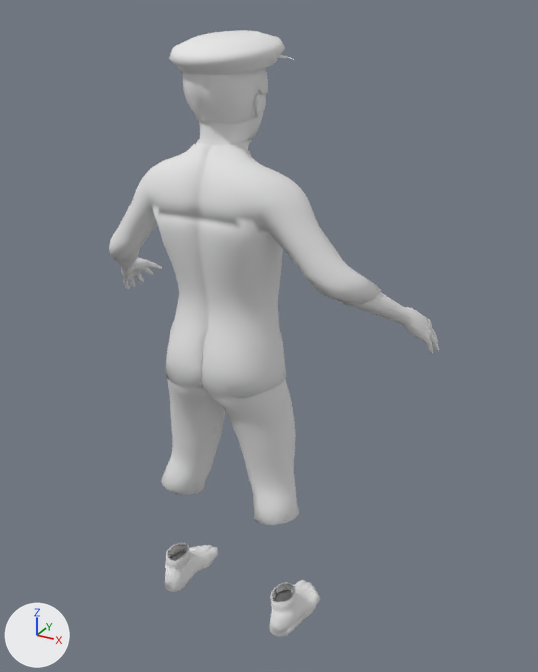
What one commit did to the glTF model assets/characters/generated/child.glb.
Rendered twice from a camera (50 mm lens) standing at (1.056, -1.631, 1.843) and looking at (0.061, 0.179, 0.938). The lights are fixed; the arrows at lower left show +X, +Y and +Z. The older version comes first. Vertices at exactly the same position are counted once.

The first picture shows 'body', 'boots', 'coat', 'hair', 'hat_cap', 'trousers' and 1 more.
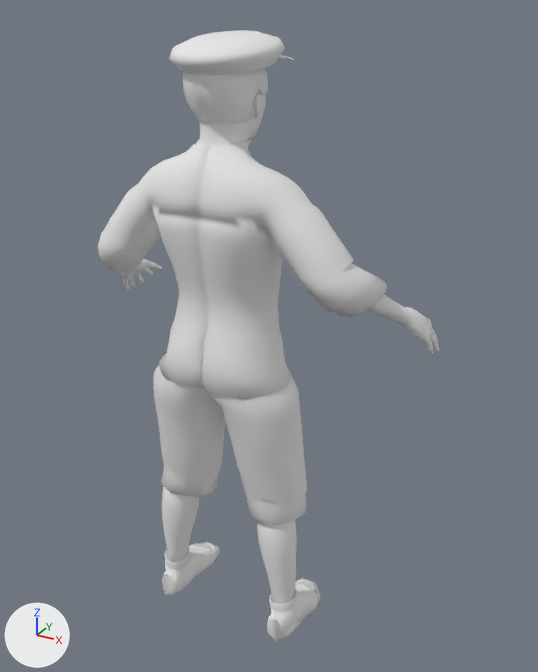
Where the change shows, as pixel boxes (x1, y1, x2, y2) in the pictures (538 x 672 px; the box of a moved part takes in the faces that stretch with it):
'coat', reshaped (6% wider)
    before: (109, 144, 381, 398)
    after: (98, 144, 387, 399)
'trousers', reshaped (12% wider)
    before: (161, 340, 299, 525)
    after: (153, 340, 307, 525)
'stockings', added
    after: (162, 486, 297, 603)
part 1 of me_coat, moved or reshaped
    before: (260, 197, 381, 306)
    after: (260, 197, 387, 317)
part 2 of me_coat, moved or reshaped
    before: (109, 179, 158, 263)
    after: (98, 179, 161, 272)
part 3 of me_coat, moved or reshaped
    before: (235, 357, 286, 398)
    after: (235, 357, 292, 399)
part 4 of me_coat, moved or reshaped (mostly hidden before)
    before: (165, 357, 170, 380)
    after: (159, 353, 170, 380)
part 5 of me_trousers, moved or reshaped
    before: (162, 378, 299, 523)
    after: (153, 365, 307, 523)

What changed in the scene script:
```text
Add mat_stockings:
    mat_stockings = bpy.data.materials.new('stockings')
    # nodes: BsdfPrincipled, Mix, OutputMaterial, VertexColor
    # colours: white #e7e7e7, mixed with the vertex colours
Change me_coat:
    used by ob_coat; location = (0.0, 0.0, 0.0)
    remove me_coat.from_pydata(...)  # 2640 vertices, 5304 faces; spans x -0.432..0.432, y -0.113..0.162, z 0.87..1.522
    add me_coat.from_pydata(...)  # 2640 vertices, 5304 faces; spans x -0.455..0.455, y -0.113..0.162, z 0.869..1.522
    me_coat part 1: 378 of 2640 vertices moved; they spanned x 0.162..0.432, y -0.047..0.127, z 1.144..1.404 and now span x 0.161..0.455, y -0.058..0.143, z 1.118..1.405; mean shift (-0.001, -0.002, 0.0); largest move (0.364, 0.007, 1.17) -> (0.372, -0.016, 1.145)
    me_coat part 2: 378 of 2640 vertices moved; they spanned x -0.432..-0.162, y -0.047..0.127, z 1.144..1.404 and now span x -0.455..-0.161, y -0.058..0.143, z 1.118..1.405; mean shift (0.001, -0.002, 0.0); largest move (-0.364, 0.007, 1.17) -> (-0.372, -0.016, 1.145)
    me_coat part 3: 33 of 2640 vertices moved; they spanned x 0.108..0.187, y -0.09..0.124, z 0.87..0.919 and now span x 0.109..0.208, y -0.094..0.126, z 0.869..0.919; mean shift (0.009, 0.0, 0.001); largest move (0.185, 0.008, 0.879) -> (0.208, 0.004, 0.882)
    me_coat part 4: 33 of 2640 vertices moved; they spanned x -0.187..-0.108, y -0.09..0.124, z 0.87..0.919 and now span x -0.208..-0.109, y -0.094..0.126, z 0.869..0.919; mean shift (-0.009, 0.0, 0.001); largest move (-0.185, 0.008, 0.879) -> (-0.208, 0.004, 0.882)
Change me_trousers:
    used by ob_trousers; location = (0.0, 0.0, 0.0)
    remove me_trousers.from_pydata(...)  # 1177 vertices, 2372 faces; spans x -0.241..0.241, y -0.109..0.149, z 0.414..0.998
    add me_trousers.from_pydata(...)  # 1177 vertices, 2372 faces; spans x -0.251..0.251, y -0.109..0.149, z 0.407..0.998
    me_trousers part 5: 724 of 1177 vertices moved; they spanned x -0.241..0.241, y -0.093..0.14, z 0.414..0.918 and now span x -0.251..0.251, y -0.098..0.149, z 0.407..0.919; mean shift (0.0, -0.001, -0.001); largest move (0.181, -0.009, 0.823) -> (0.225, -0.026, 0.825)
Add me_stockings:
    me_stockings.from_pydata(...)  # 561 vertices, 1094 faces; spans x -0.243..0.243, y -0.049..0.095, z 0.091..0.468
    me_stockings.materials.append(mat_stockings)
Add ob_stockings:
    ob_stockings = bpy.data.objects.new('stockings', me_stockings)
    ob_stockings.location = (0.0, 0.0, 0.0)
```
